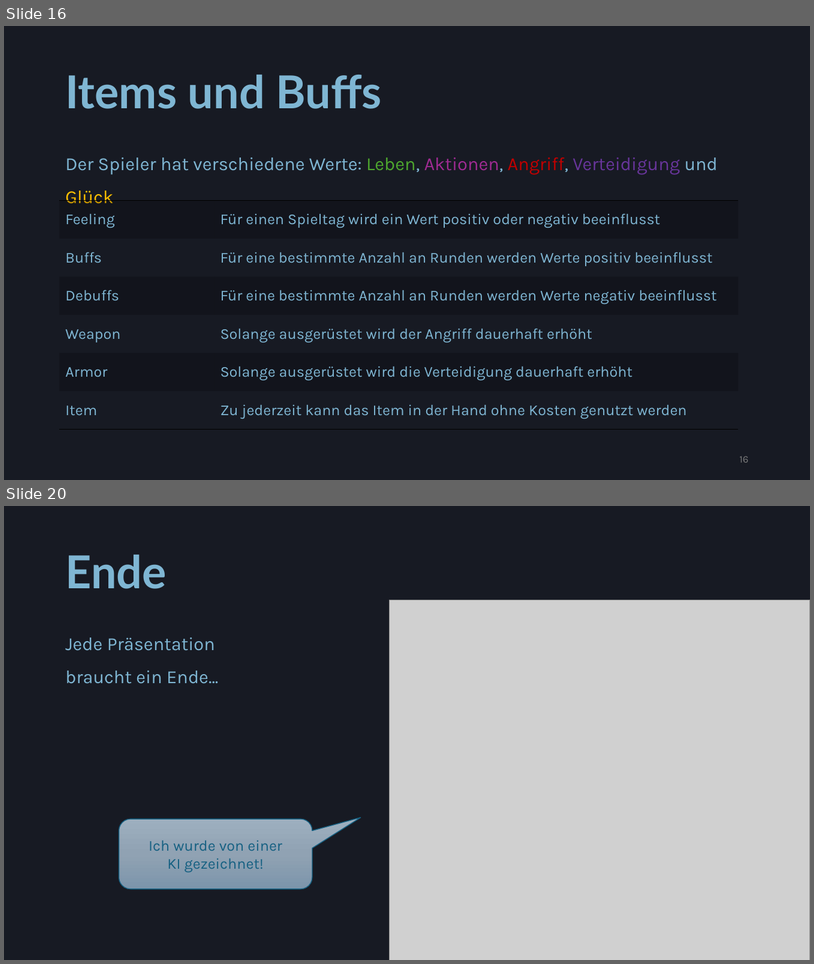
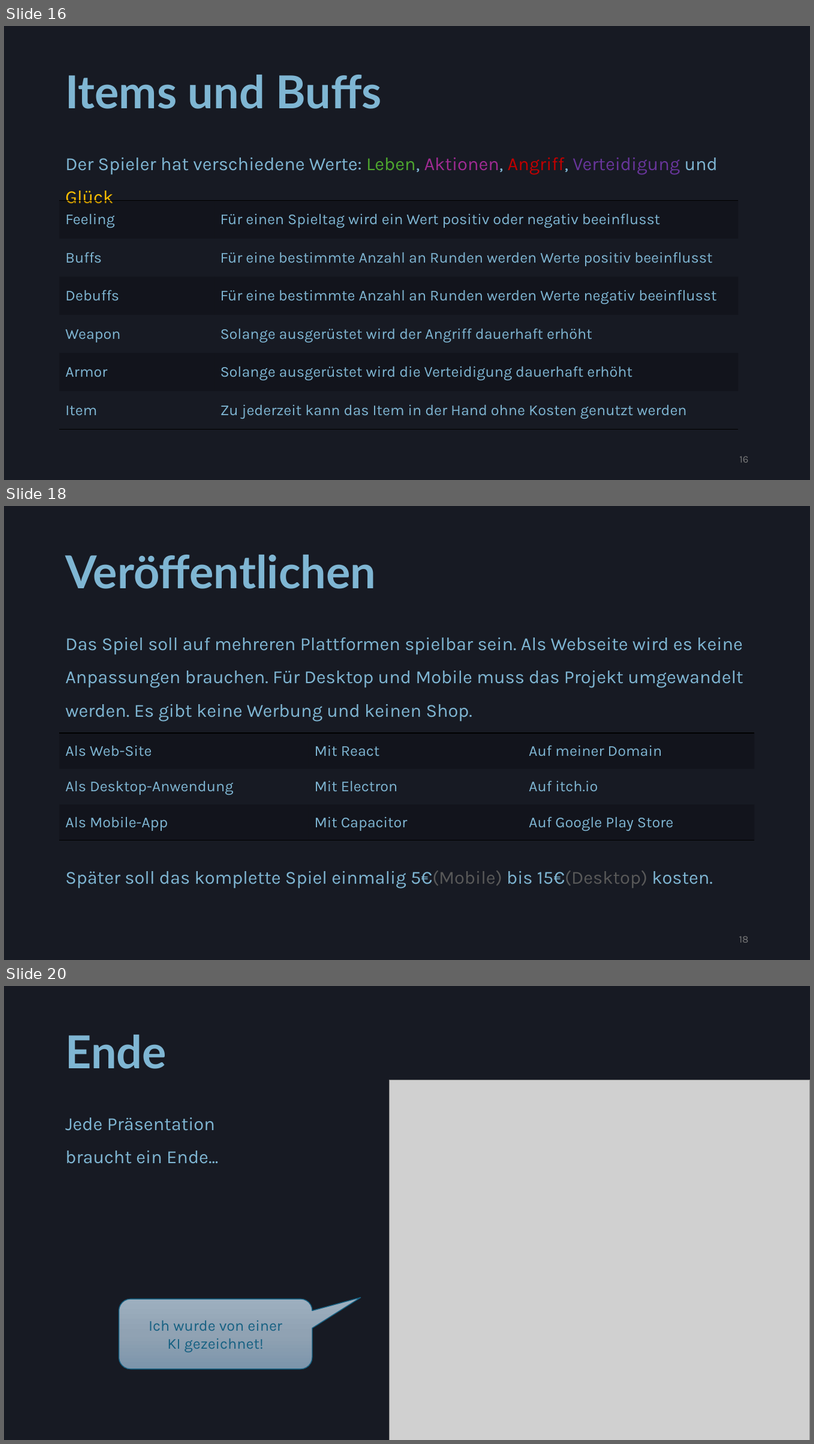
Before and after one commit to Nora404/blauerDrache, a slide deck: note/präsentation.pptx. Shown one above the other, each under a label of ours: slides 16 and 20 before the commit, slides 16, 18 and 20 after it; the slides between them are not shown. The pictures are 814x964 and 814x1444 pixels, drawn with LibreOffice and Linux fonts; fonts in the diff are those of the drawing; grey boxes stand for pictures. Boxes give left, top, right and bottom in pixels: in the first picture for what was removed or moved away, otherwise in the second. Text is boxed around its words. In the diff, an @@ line names an element or a change of style, - is before the commit and + after.

Commit message:
end präsentation

```diff
--- a/note/präsentation.pptx
+++ b/note/präsentation.pptx
@@ slide 18 added at [4, 506, 810, 960], background #171A23 @@
@@ title added at [65, 555, 376, 589], 54 pt, text #7FB6D3, bold @@
+Veröffentlichen
@@ text added at [65, 637, 743, 721], 22 pt, text #7FB6D3 @@
+Das Spiel soll auf mehreren Plattformen spielbar sein. Als Webseite wird es keine Anpassungen brauchen. Für Desktop und Mobile muss das Projekt umgewandelt werden. Es gibt keine Werbung und keinen Shop.
@@ table added at [60, 733, 755, 840], 3 rows, 3 columns @@
+Als Web-Site | Mit React | Auf meiner Domain
+Als Desktop-Anwendung | Mit Electron | Auf itch.io
+Als Mobile-App | Mit Capacitor | Auf Google Play Store
@@ text added at [65, 870, 713, 888], 22 pt, text #7FB6D3 @@
+Später soll das komplette Spiel einmalig 5€(Mobile) bis 15€(Desktop) kosten.
@@ page number added at [740, 936, 749, 942], 12 pt, text #797979 @@
+18
```
Also in this commit, not shown: 1 slide changed, 1 other slide added, 2 slides removed, 3 other files.
